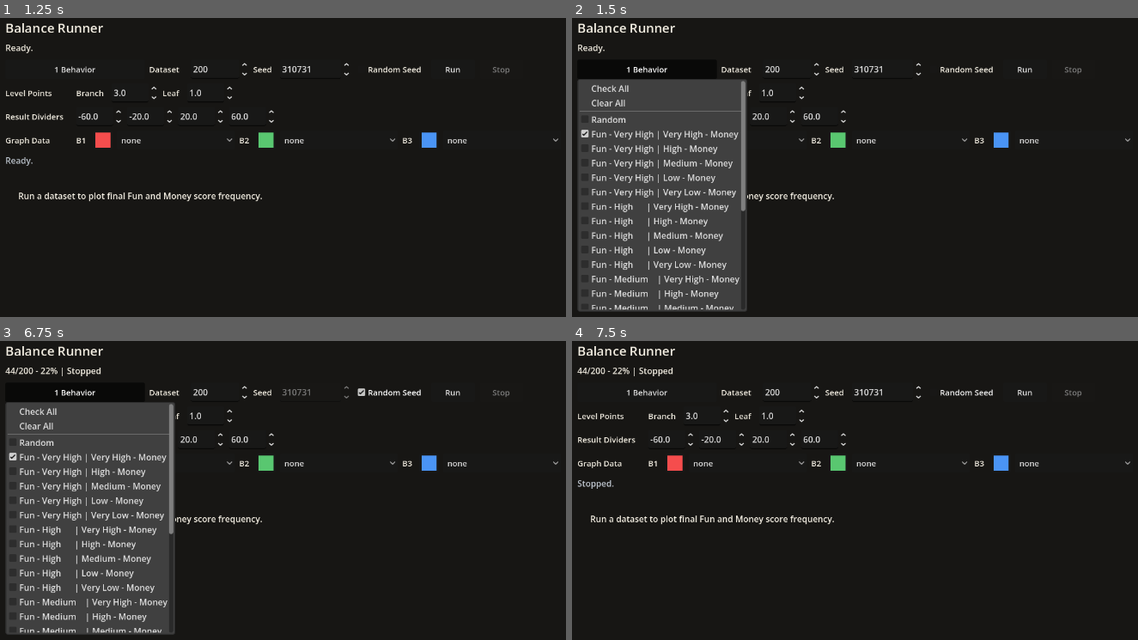
Above: before the commit, frames 1-4 (two rows, left to right).
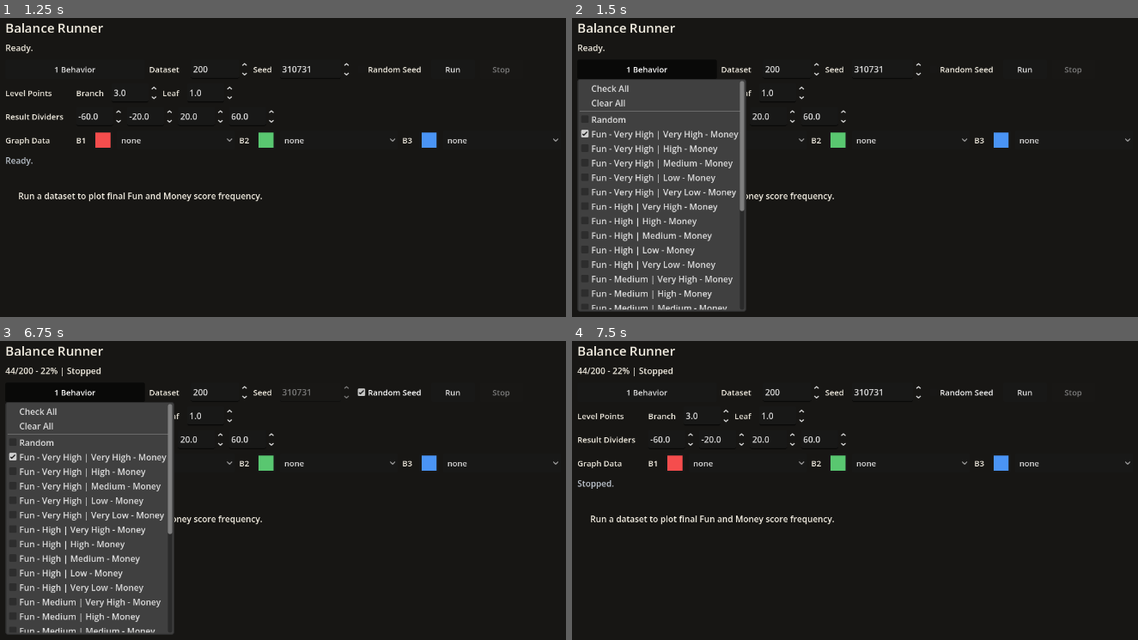
Above: after the commit, the same moments.

Repository: Josephblt/patch-notes
Game: Godot game, scene res://scenes/scene_launcher.tscn
The game is run twice, just before and just after one commit, with the same random seed, the same clock (stepped at 60 frames per second) and the same inputs.
Inputs:
- Up to frame 1 (1.25 s): click "Balance Runner" at 0.5 s
- Up to frame 2 (1.5 s): click "1 Behavior" at 1.25 s
- Up to frame 3 (6.75 s): click "Random Seed" at 2 s; click "Run" at 2.75 s; click "Stop" at 3.5 s; click "none" at 4.25 s; click "none" at 5 s; click "none" at 5.75 s; click "1 Behavior" at 6.5 s
- Up to frame 4 (7.5 s): click "Random Seed" at 7.25 s

Frame 1 is identical in both runs. In frame 2, 1.9% of the frame differs, in the area x 11-31%, y 20-98%; in frame 3, 1.9%; in frame 4, nothing differs.

Commit message:
Use plain behavior descriptions

Diff:
--- a/src/scripts/tools/balance_runner.gd
+++ b/src/scripts/tools/balance_runner.gd
@@ -16,7 +16,6 @@
 const DEFAULT_OUTPUT_PATH: String = "user://balance_runner_results.csv"
 const BEHAVIOR_MENU_CHECK_ALL_ID: int = 100000
 const BEHAVIOR_MENU_CLEAR_ALL_ID: int = 100001
-const BEHAVIOR_DESCRIPTION_LEFT_WIDTH: int = 15
 const SCORE_LEVELS: Array[String] = [
 	"vh",
 	"h",
@@ -672,17 +671,7 @@
 	var fun_description: String = "Fun - %s" % _format_score_level_description(behavior_parts[0])
 	var money_description: String = "%s - Money" % _format_score_level_description(behavior_parts[1])
 
-	return "%s | %s" % [
-		_pad_right(fun_description, BEHAVIOR_DESCRIPTION_LEFT_WIDTH),
-		money_description,
-	]
-
-
-func _pad_right(value: String, width: int) -> String:
-	while value.length() < width:
-		value += " "
-
-	return value
+	return "%s | %s" % [fun_description, money_description]
 
 
 func _format_score_level_description(score_level: String) -> String:
